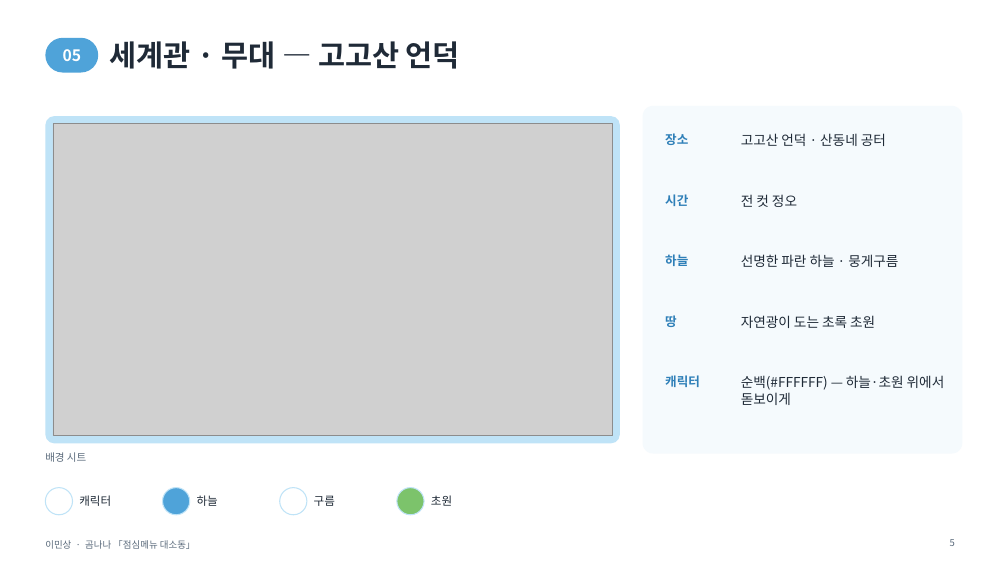
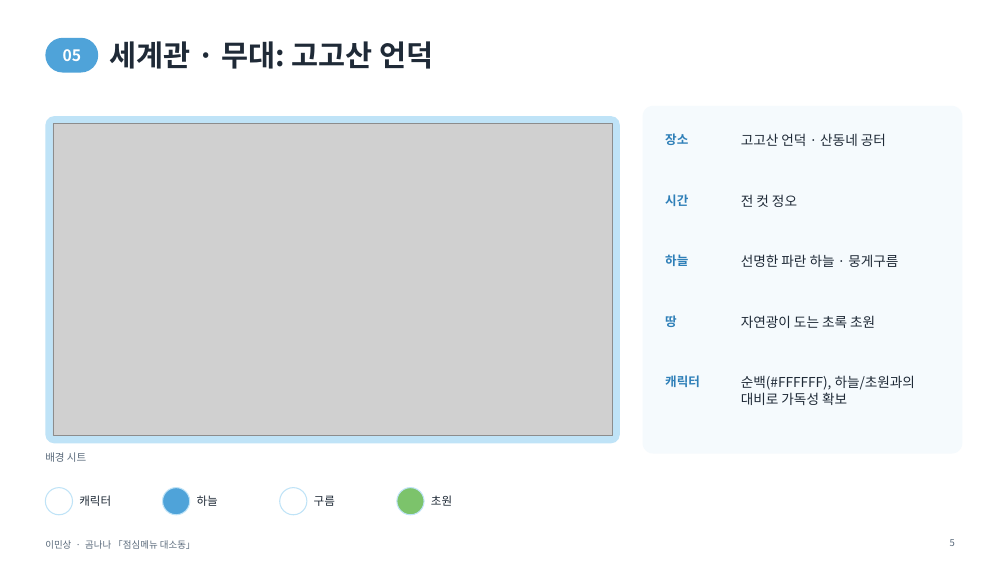
Before and after one commit to chikinx33/H-it, a slide deck: slide 5 of lms/이민상_포트폴리오.pptx. Drawn at 1008x567 pixels with LibreOffice and Linux fonts; fonts in the diff are those of the drawing; grey boxes stand for pictures. Boxes give left, top, right and bottom in pixels: in the first picture for what was removed or moved away, otherwise in the second. Text is boxed around its words. In the diff, an @@ line names an element or a change of style, - is before the commit and + after.

```diff
--- a/lms/이민상_포트폴리오.pptx
+++ b/lms/이민상_포트폴리오.pptx
@@ title at (110,41,433,69): text changed @@
-세계관 · 무대 — 고고산 언덕
+세계관 · 무대: 고고산 언덕
@@ text at (741,375,915,405): text changed @@
-순백(#FFFFFF) — 하늘·초원 위에서 돋보이게
+순백(#FFFFFF), 하늘/초원과의 대비로 가독성 확보
```
Also in this commit, not shown: 20 other slides changed, 7 other files.
